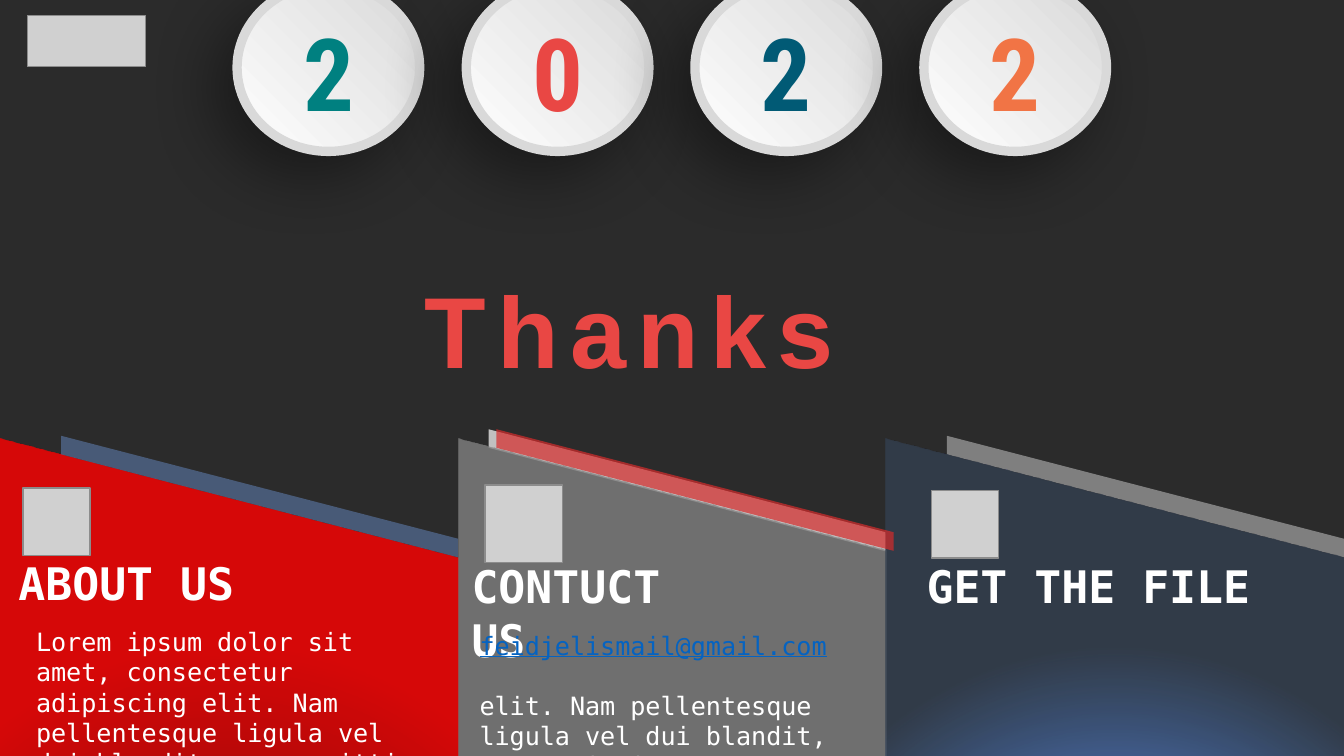
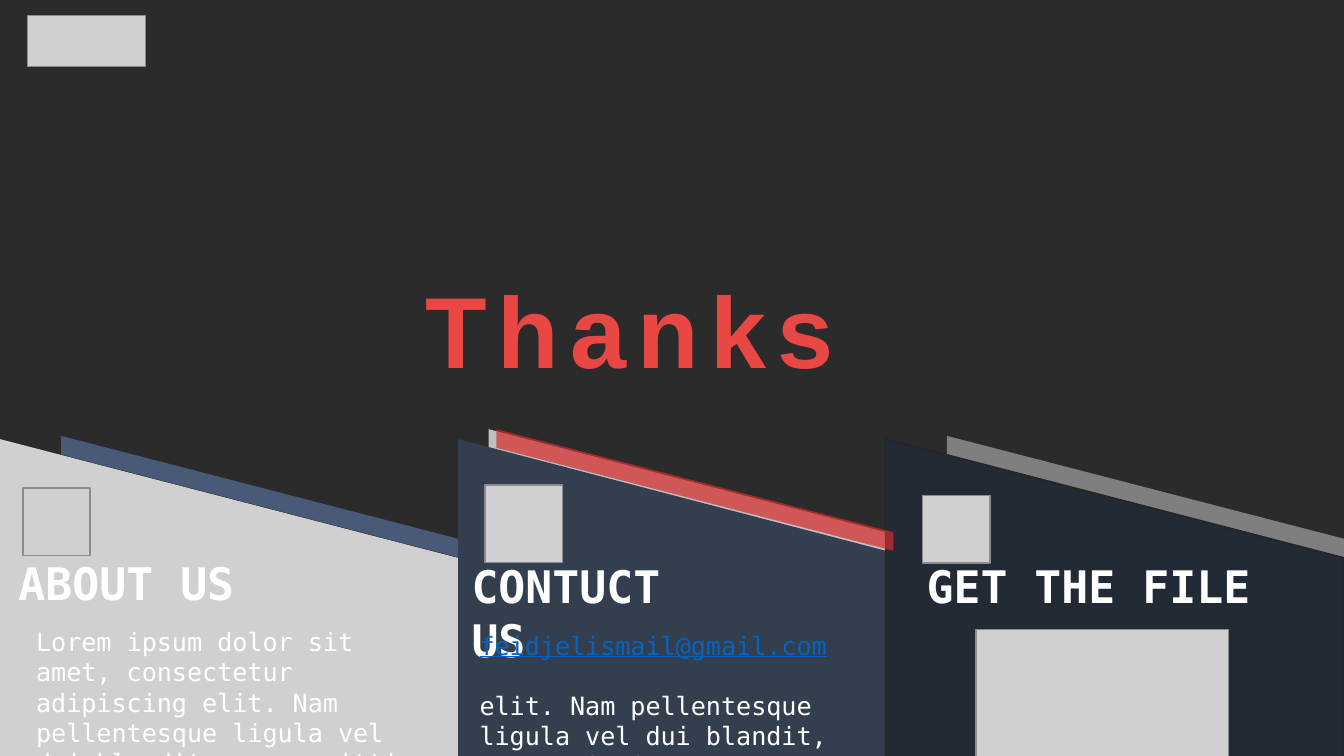
Before and after one commit to ismail-feidjel/seqwebppt, a slide deck: slide 35 of seqweb.ppsx. Drawn at 1344x756 pixels with LibreOffice and Linux fonts; fonts in the diff are those of the drawing; grey boxes stand for pictures; background and template pictures are left out; a plain dark background stands for a picture behind light text. Boxes give left, top, right and bottom in pixels: in the first picture for what was removed or moved away, otherwise in the second. Text is boxed around its words. In the diff, an @@ line names an element or a change of style, - is before the commit and + after.

Commit message:
aze

```diff
--- a/seqweb.ppsx
+++ b/seqweb.ppsx
@@ ellipse removed at <box>237,0,419,152</box> @@
@@ ellipse removed at <box>466,0,649,152</box> @@
@@ ellipse removed at <box>695,0,878,152</box> @@
@@ ellipse removed at <box>923,0,1106,152</box> @@
@@ text removed at <box>303,38,354,111</box> @@
-2
@@ text removed at <box>532,38,583,112</box> @@
-0
@@ text removed at <box>761,38,812,111</box> @@
-2
@@ text removed at <box>990,38,1041,111</box> @@
-2
@@ freeform shape removed at <box>0,439,458,756</box> @@
@@ picture added at <box>0,439,458,756</box> @@
@@ freeform shape at <box>458,439,886,756</box>: fill #808080 at 80% opacity to #333F50 @@
@@ freeform shape at <box>886,439,1344,756</box>: fill gradient #B4C7E7 to #4D79C7 to #333F50 to #222A35; outline none to #262626 1 pt @@
@@ picture: place and size @@
-picture at <box>931,491,999,558</box>
+picture at <box>923,496,991,563</box>
@@ picture added at <box>976,629,1228,756</box> @@
```
